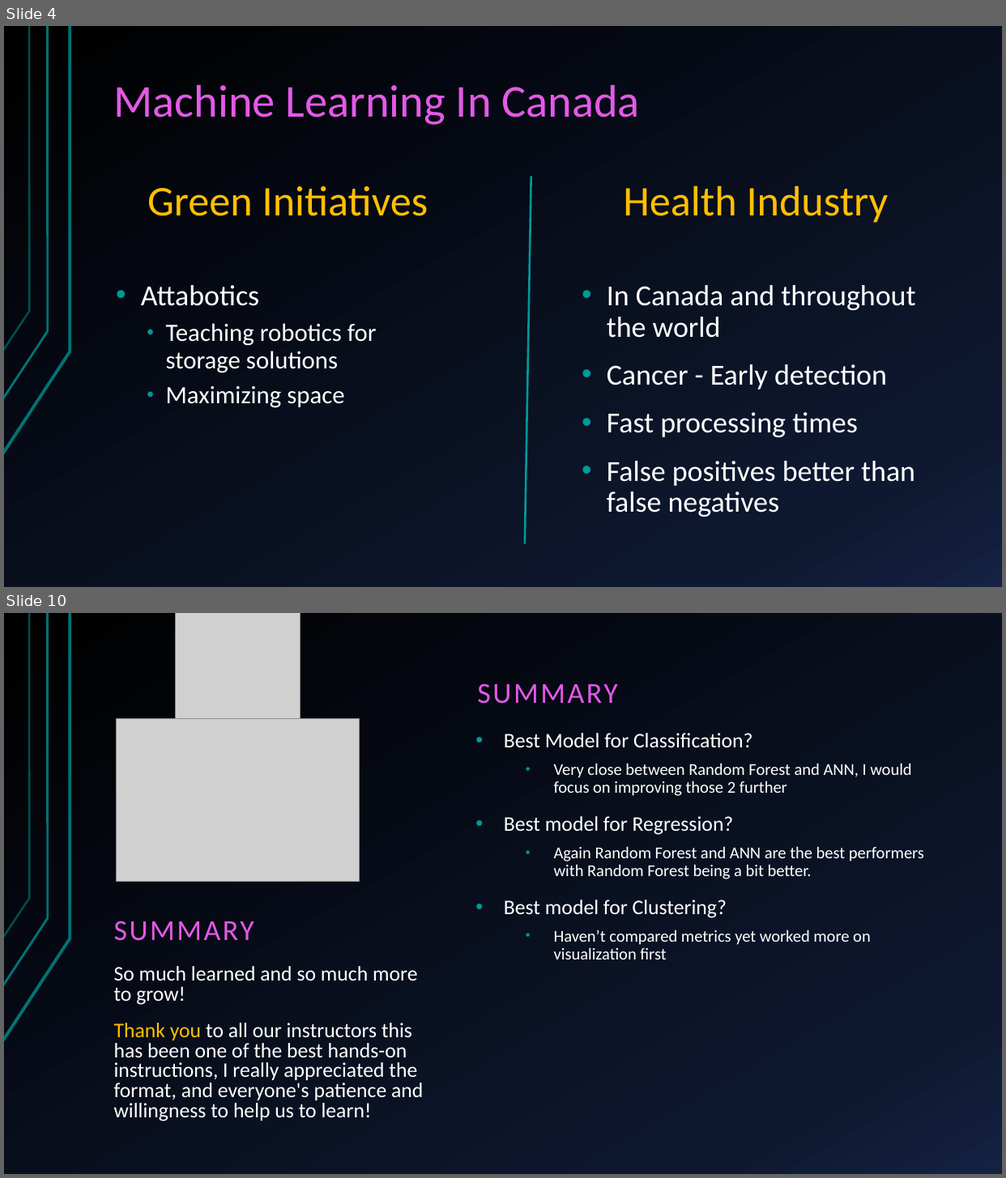
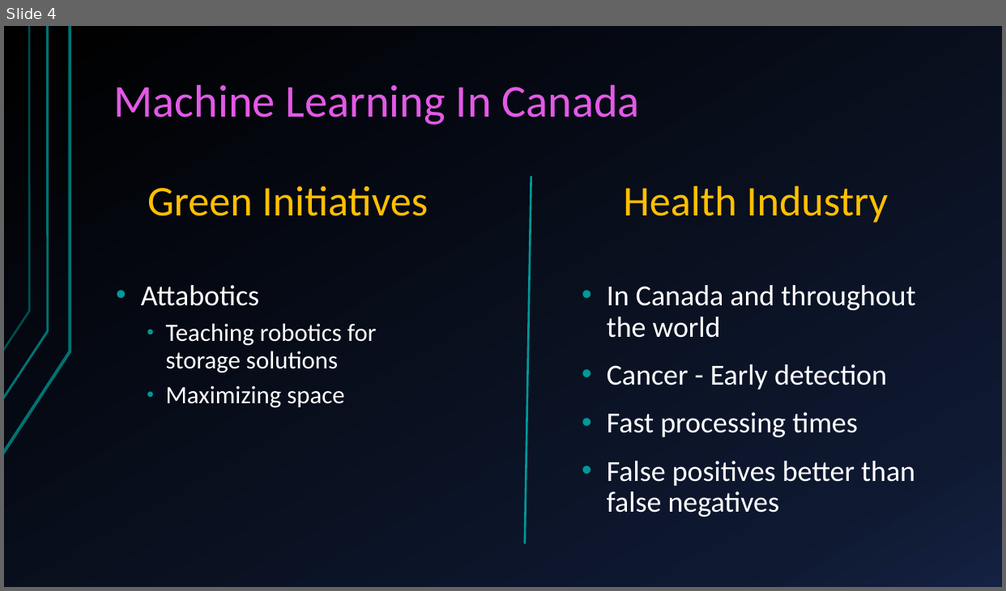
Before and after one commit to Mivenya/lt_presentation, a slide deck: lt_presentation/MWLightning.pptx. Shown one above the other, each under a label of ours: slides 4 and 10 before the commit, slide 4 after it; the slides between them are not shown. The pictures are 1006x1178 and 1006x591 pixels, drawn with LibreOffice and Linux fonts; fonts in the diff are those of the drawing; grey boxes stand for pictures. Boxes give left, top, right and bottom in pixels: in the first picture for what was removed or moved away, otherwise in the second. Text is boxed around its words. In the diff, an @@ line names an element or a change of style, - is before the commit and + after.

```diff
--- a/lt_presentation/MWLightning.pptx
+++ b/lt_presentation/MWLightning.pptx
@@ slide 10 removed at (4,613,1002,1174), background gradient #000000 to #0F1931 to #142242; not listed: 3 template elements that a slide beside it also shows @@
@@ picture removed at (176,613,300,736) @@
@@ text removed at (477,683,617,704) @@
-SUMMARY
@@ picture removed at (117,719,360,882) @@
@@ text removed at (504,733,924,960) @@
-• Best Model for Classification?
-  • Very close between Random Forest and ANN, I would focus on improving those 2 further
-• Best model for Regression?
-  • Again Random Forest and ANN are the best performers with Random Forest being a bit better.
-• Best model for Clustering?
-  • Haven’t compared metrics yet worked more on visualization first
@@ title removed at (114,921,254,941) @@
-SUMMARY
@@ text removed at (114,966,423,1122) @@
-So much learned and so much more to grow!
-Thank you to all our instructors this has been one of the best hands-on instructions, I really appreciated the format, and everyone's patience and willingness to help us to learn!
```
Also in this commit, not shown: 1 slide changed, 3 slides added, 8 other slides removed.
